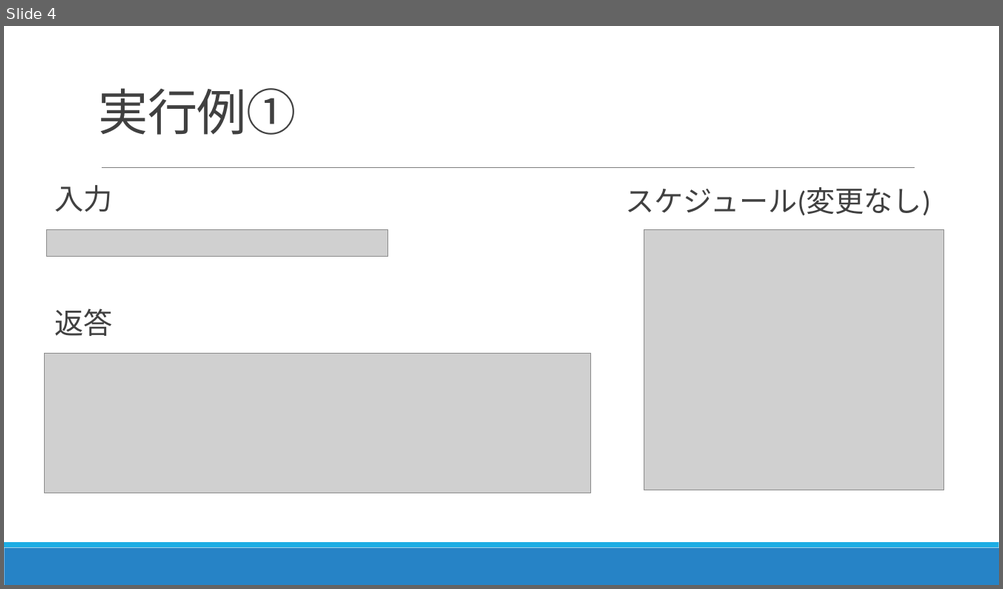
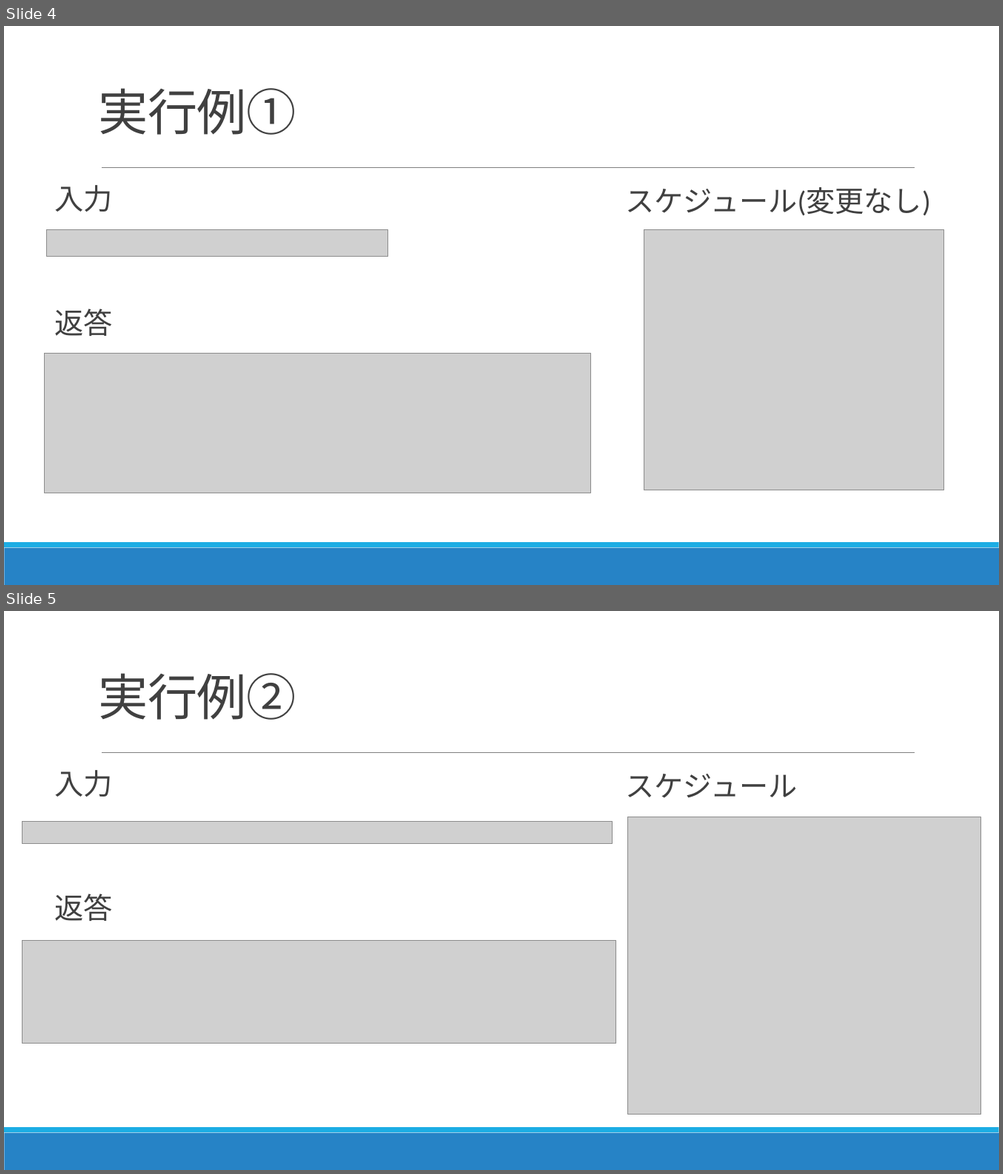
Before and after one commit to kwkm-work/GenerativeAI, a slide deck: 最終課題.pptx. Shown one above the other, each under a label of ours: slide 4 before the commit, slides 4 and 5 after it. The pictures are 1003x589 and 1003x1174 pixels, drawn with LibreOffice and Linux fonts; fonts in the diff are those of the drawing; grey boxes stand for pictures. Boxes give left, top, right and bottom in pixels: in the first picture for what was removed or moved away, otherwise in the second. Text is boxed around its words. In the diff, an @@ line names an element or a change of style, - is before the commit and + after.

```diff
--- a/最終課題.pptx
+++ b/最終課題.pptx
@@ slide 5 added at [4, 611, 999, 1170], background #FFFFFF; not listed: 3 template elements that a slide beside it also shows @@
@@ title added at [99, 673, 296, 720], 48 pt, text #404040 @@
+実行例②
@@ text added at [55, 770, 113, 797], 28 pt, text #404040 @@
+  入力
@@ text added at [626, 774, 797, 798], 28 pt, text #404040 @@
+  スケジュール
@@ picture added at [22, 822, 612, 844] @@
@@ picture added at [628, 817, 981, 1115] @@
@@ text added at [55, 894, 113, 921], 28 pt, text #404040 @@
+  返答
@@ picture added at [22, 941, 616, 1044] @@
```
Also in this commit, not shown: 2 slides changed, 2 other files.
